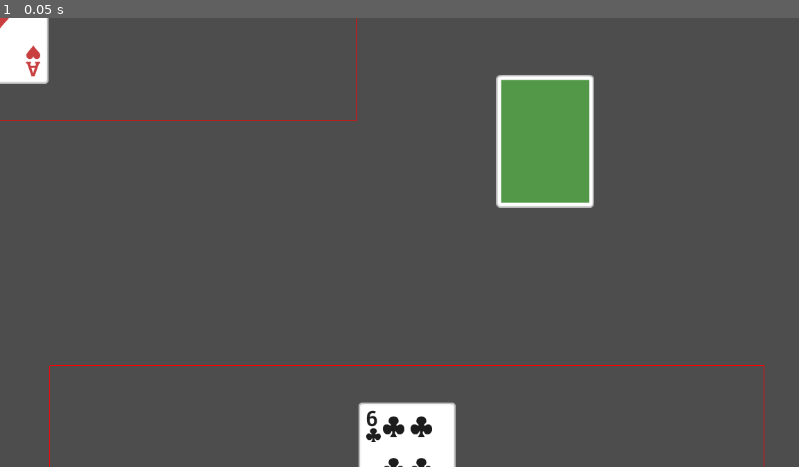
Above: before the commit, frame 1.
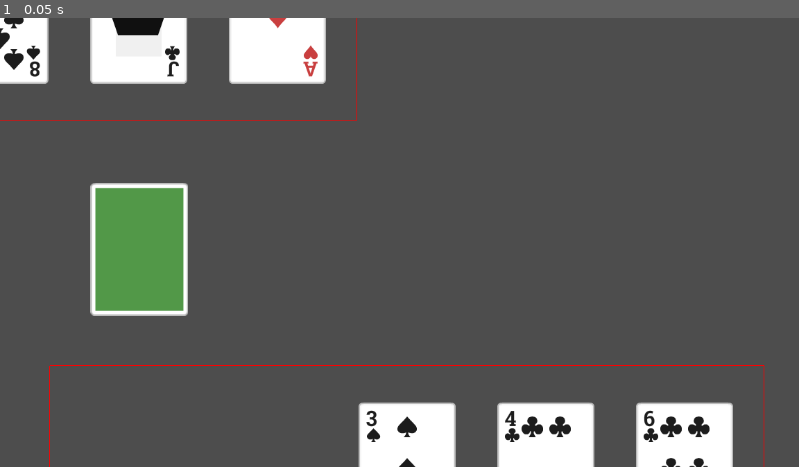
Above: after the commit, the same moment.

Repository: DeClaessens/higher_lower_game
Game: Godot game, scene res://GameManager/GameManager.tscn
Same seed, same stepped clock (60 frames per second), same inputs: the game is played once before the commit and once after it.
Inputs:
- Up to frame 1 (0.05 s): no input

The runs differ from the first frame. In frame 1, 15% of the frame differs, in the area x 0-92%, y 0-100%.

Commit message:
chore: added readme + spread out cards

Diff:
--- a/Components/SlotComponent/slotComponent.gd
+++ b/Components/SlotComponent/slotComponent.gd
@@ -7,6 +7,8 @@
 @export var max_allowed_nodes: int = 3
 @export var locks_nodes: bool = false
 @onready var consumer: Area2D = get_parent()
+@export var card_spacing := Vector2(200, 0)
+
 
 # Called when the node enters the scene tree for the first time.
 func _ready() -> void:
@@ -27,7 +29,11 @@
 		return
 	# Set the new node as a child of the slot + reposition
 	node.reparent(self)
-	node.position = snap_offset
+	# Determine index AFTER reparenting
+	var index := self.get_child_count() - 1
+
+	# Position = base offset + (index * spacing)
+	node.position = snap_offset + card_spacing * index
 	print("accepted node: ", node)
 
 	# Emit a signal to the node that it has been captured by the slot
--- a/GameManager/GameManager.tscn
+++ b/GameManager/GameManager.tscn
@@ -8,7 +8,7 @@
 script = ExtResource("1_pe3qf")
 
 [node name="Slot" parent="." instance=ExtResource("3_qmfre")]
-position = Vector2(786, 177.99998)
+position = Vector2(200.99994, 334)
 scale = Vector2(1.0071315, 1.0071315)
 
 [node name="Hand" parent="." instance=ExtResource("3_pe3qf")]
Not shown, changed: README.md
